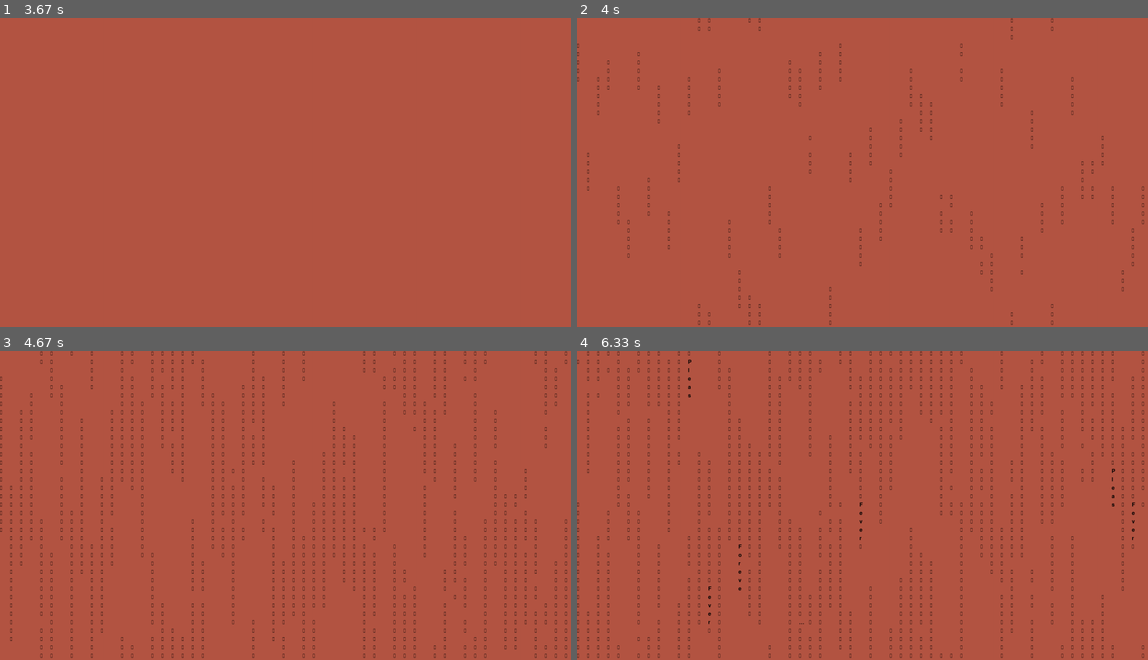
Above: before the commit, frames 1-4 (two rows, left to right).
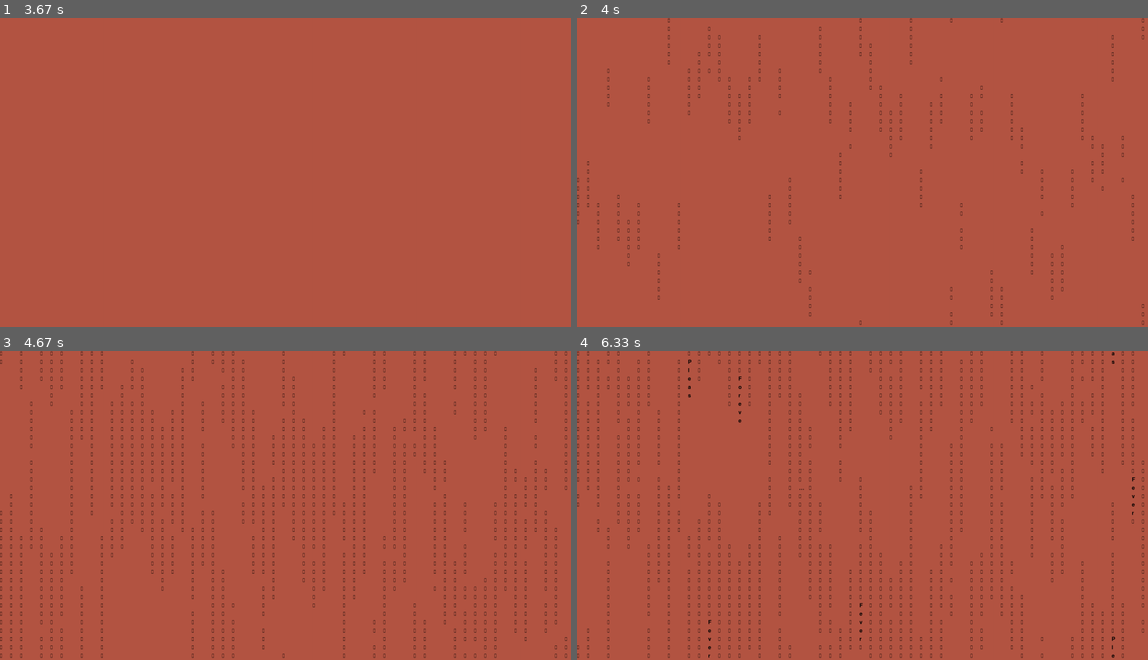
Above: after the commit, the same moments.

Repository: lhsueh1/pygame-card-with-japanese-cmatrix
Game: pygame game, started from controller.py
Same seed, same stepped clock (60 frames per second), same inputs: the game is played once before the commit and once after it.
Inputs:
- Up to frame 1 (3.67 s): no input
- Up to frame 2 (4 s): no input
- Up to frame 3 (4.67 s): no input
- Up to frame 4 (6.33 s): no input

Frame 1 is identical in both runs. In frame 2, 1.9% of the frame differs, in the area x 0-100%, y 0-100%; in frame 3, 4.1%; in frame 4, 4.3%.

Commit message:
adjust some parameter to make it looks better

Diff:
--- a/controller.py
+++ b/controller.py
@@ -159,17 +159,17 @@
             time.sleep(0.05)
 
             print(i)
-            if i < 74:
+            if i < 73:
                 i += 1
             else:
-                i = 1
+                i = 0
 
                 random.shuffle(texts)
 
-                random_list = []
-                for k in range(58):
-                    n = random.randint(1,100)
-                    random_list.append(n)
+                # random_list = []
+                # for k in range(58):
+                #     n = random.randint(1,100)
+                #     random_list.append(n)
 
 
     # Deal with one single word
